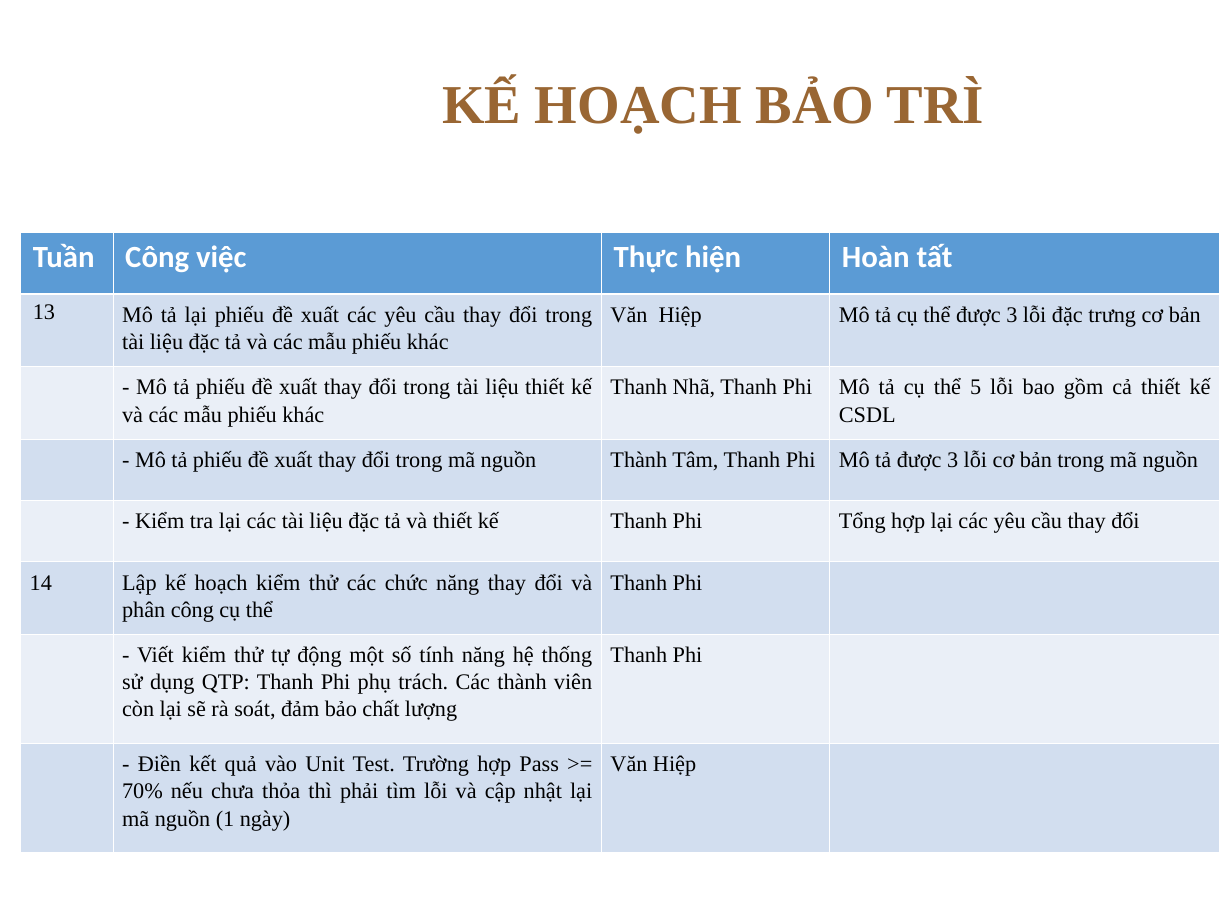
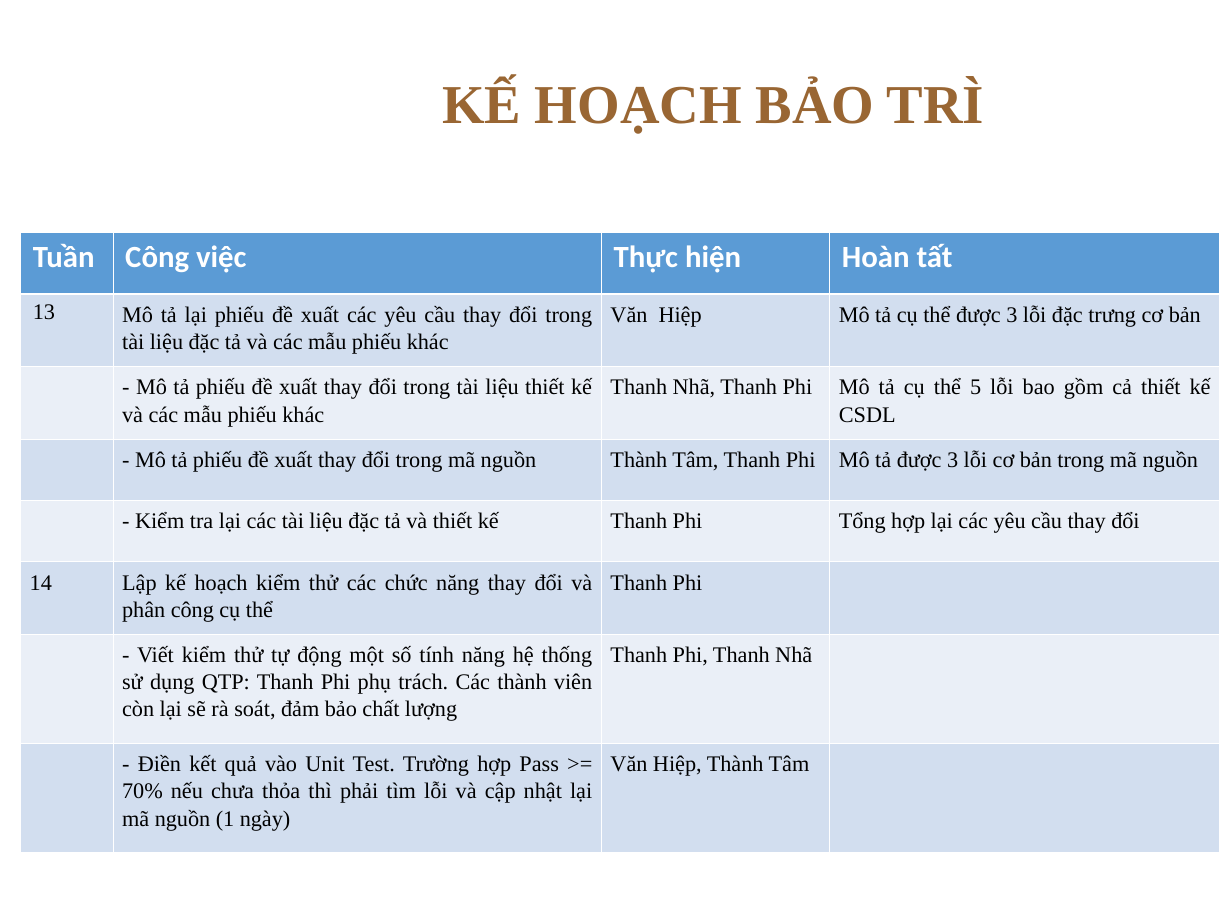
Before and after one commit to thanhphi0127/manager-configuration, a slide deck: slide 6 of doc/baitapso2/BAOTRI_BAITAP2__update.ppt. Drawn at 1232x924 pixels with LibreOffice and Linux fonts; fonts in the diff are those of the drawing; background and template pictures are left out. Boxes give left, top, right and bottom in pixels: in the first picture for what was removed or moved away, otherwise in the second. Text is boxed around its words. In the diff, an @@ line names an element or a change of style, - is before the commit and + after.

```diff
--- a/doc/baitapso2/BAOTRI_BAITAP2__update.ppt
+++ b/doc/baitapso2/BAOTRI_BAITAP2__update.ppt
@@ table at (21, 233, 1218, 853) @@
-row 7, column 3: Thanh Phi
+row 7, column 3: Thanh Phi, Thanh Nhã
-row 8, column 3: Văn Hiệp
+row 8, column 3: Văn Hiệp, Thành Tâm
```
Also in this commit, not shown: 2 other slides changed, 6 slides added.
